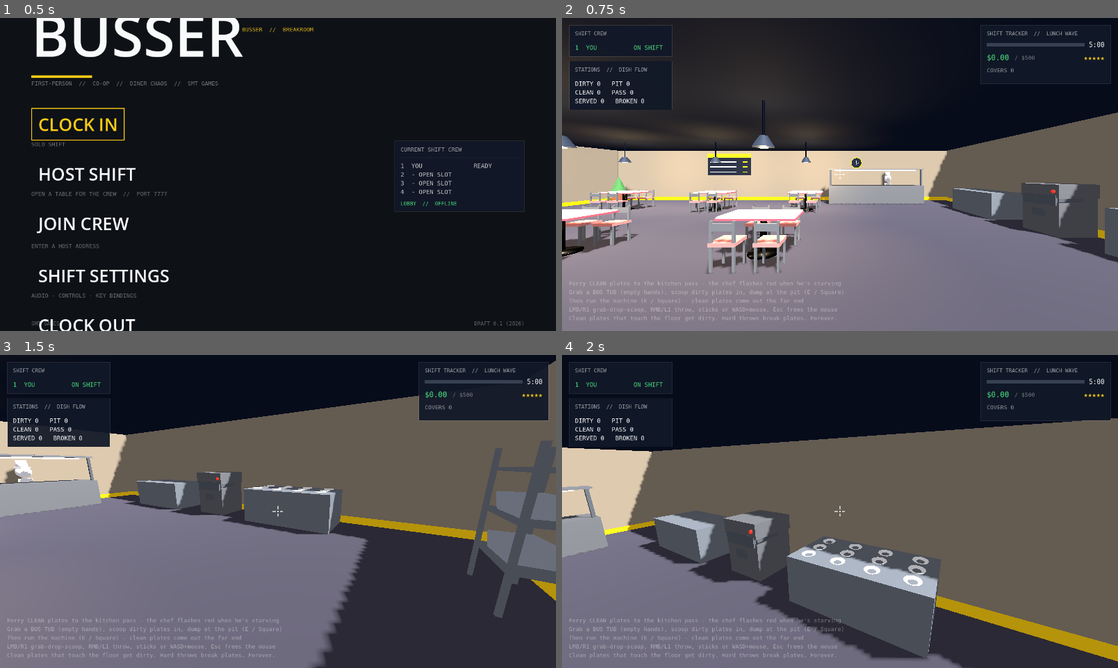
Above: before the commit, frames 1-4 (two rows, left to right).
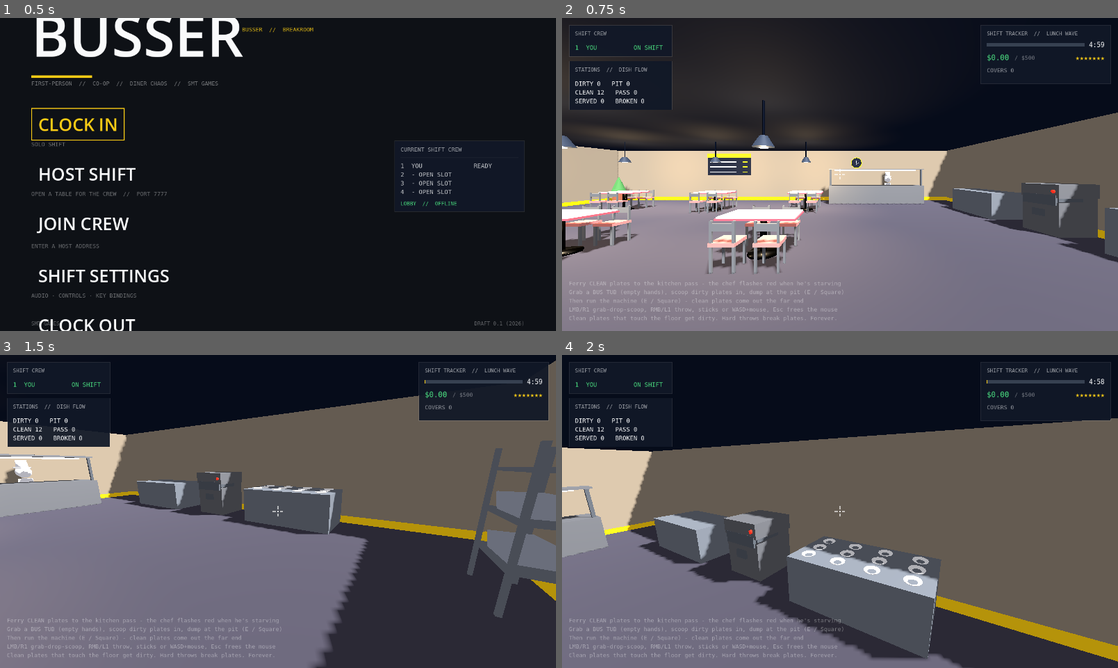
Above: after the commit, the same moments.

Repository: SheekTheDeveloper/Bussin
Game: Godot game, scene res://scenes/ui/main_menu.tscn
Two runs of this game, one before a commit and one after it. Both use one fixed random seed, a clock stepped at 60 frames per second and the inputs below.
Inputs (mouse positions are in pixels of both pictures, inside the frame that each line leads up to):
- Up to frame 1 (0.5 s): no input
- Up to frame 2 (0.75 s): click "CLOCK IN" at 0.5 s
- Up to frame 3 (1.5 s): tap Enter at 1.25 s; move the mouse to (305, 511) at 1.27 s; press the mouse at (305, 511) at 1.28 s; hold W (move_forward) from 1.28 s (still down)
- Up to frame 4 (2 s): keep holding W (move_forward); tap Space (jump) at 1.52 s

Frame 1 is identical in both runs. In frame 2, less than 0.1% of the frame differs, in the area x 6-98%, y 7-25%; in frame 3, less than 0.1%; in frame 4, less than 0.1%.
Error before the commit: Parse Error: Cannot infer the type of "tips" variable because the value doesn't have a set type. (res://scenes/ui/hud.gd:121)

Commit message:
Onboarding pass: remove dead code, fix doc drift, add contributor guide
Prep for a second developer joining the repo. No gameplay behavior changes.

Dead code removed (each was defined and never called - verified across all
.gd and .tscn files):
- DishLedger.all_done() and .total() - leftovers from the old "clean every
  plate to win" condition, which the covers/walkouts economy replaced.
- GameState.SHIFT_GOAL - an unimplemented $500 win bar. It appears in the
  Figma receipt mockup but nothing reads it; recorded as [VISION] in GDD 4.4
  so the intent isn't lost.
- Settings.primary_event_for() and .reset_binding() - unused wrappers. Noted
  in a comment where a per-action reset would go if the UI ever grows one.

Documentation drift fixed:
- README described a build several commits old: a 4:00 clock and a "get every
  plate clean or you're 86'D" win condition. It is a 5:00 shift you survive by
  seating covers and avoiding walkouts. Rewrote the loop section to cover both
  halves (AI service + player return) and the crew-scaled difficulty.
- README's dish state machine listed 5 of the 9 states, omitting the entire
  kitchen half (AT_PASS, COOKING, SERVED).
- GDD said the walkout limit was a flat 5; it is crew-scaled 7 to 5.
- GDD planned a GitLab remote; the project is on GitHub now.

Added for onboarding:
- CONTRIBUTING.md - setup, branch/commit workflow, a definition of done tied
  to the two headless checks, recipes for adding an interaction/prop/HUD
  readout, and the gotchas that have already cost us time (missing is_server()
  guards, carry_load bypassing the synchronizer, space queries outside the
  physics step, muted-vs-disabled colliders).
- README gains a repo map, a suggested reading order, the authority rule with
  a code template, and how to run the headless soak harness.
- .gitattributes - normalizes line endings so two machines stop producing
  whole-file diffs, and marks .glb/.blend/.png binary.
- .gitignore - Blender .blend1 backups and export_presets.cfg.

Verified: headless import is error-free and the soak harness passes
(SOAK FINAL -> OK).

Diff:
--- a/scripts/autoload/dish_ledger.gd
+++ b/scripts/autoload/dish_ledger.gd
@@ -23,20 +23,3 @@
 		if d.state == state:
 			n += 1
 	return n
-
-func total() -> int:
-	return dishes.size()
-
-func all_done() -> bool:
-	if dishes.is_empty():
-		return false
-	var any_clean := false
-	for d in dishes:
-		match d.state:
-			Dish.State.CLEAN:
-				any_clean = true
-			Dish.State.BROKEN:
-				pass
-			_:
-				return false
-	return any_clean
--- a/scripts/autoload/game_state.gd
+++ b/scripts/autoload/game_state.gd
@@ -1,19 +1,47 @@
 extends Node
-## Autoload "GameState" - shift clock + win/fail check.
-## Runs locally on every peer; dish states are replicated, so all peers
-## reach the same verdict within a tick of each other. Good enough for MVP.
+## Autoload "GameState" - shift clock + score. The shift is now a survival
+## run: serve covers, avoid walkouts. Hit the walkout limit -> 86'D.
+## Covers/walkouts are server-authoritative and pushed to clients via RPC
+## (autoloads share a path on every peer, so RPCs just work).
 
 signal tick(seconds_left: float)
 signal shift_ended(success: bool)
+signal stats_changed
 
-const SHIFT_LENGTH := 240.0
+const SHIFT_LENGTH := 300.0
+const BASE_WALKOUT_LIMIT := 5
+
+## How many walkouts end the shift. Crew-scaled: a solo busser gets extra grace
+## (fewer hands to turn tables), a full crew runs on the tight original 5. Set
+## server-side from live crew size and synced to clients (see set_walkout_limit).
+var walkout_limit := BASE_WALKOUT_LIMIT
+
+# Shift economy. Money is DERIVED, never stored: tips come from the synced cover
+# count and fees from the conserved dish pool's BROKEN tally, so every peer
+# computes the same dollars locally with no extra replication.
+const TIP_PER_COVER := 8.50
+const BREAKAGE_FEE := 6.00
 
 var time_left := SHIFT_LENGTH
 var running := false
+var covers := 0
+var walkouts := 0
+
+func tips_earned() -> float:
+	return covers * TIP_PER_COVER
+
+func breakage_fees() -> float:
+	return DishLedger.count(Dish.State.BROKEN) * BREAKAGE_FEE
+
+func net_earnings() -> float:
+	return tips_earned() - breakage_fees()
 
 func start_shift() -> void:
 	time_left = SHIFT_LENGTH
+	covers = 0
+	walkouts = 0
 	running = true
+	stats_changed.emit()
 
 func stop_shift() -> void:
 	running = false
@@ -23,10 +51,37 @@
 		return
 	time_left = maxf(time_left - delta, 0.0)
 	tick.emit(time_left)
-	if DishLedger.all_done():
+	if walkouts >= walkout_limit:
+		_end(false)
+	elif time_left <= 0.0:
 		_end(true)
-	elif time_left <= 0.0:
-		_end(false)
+
+func add_cover(party_size: int) -> void:
+	if not multiplayer.is_server():
+		return
+	covers += party_size
+	stats_changed.emit()
+	_sync_stats.rpc(covers, walkouts)
+
+func add_walkout() -> void:
+	if not multiplayer.is_server():
+		return
+	walkouts += 1
+	stats_changed.emit()
+	_sync_stats.rpc(covers, walkouts)
+
+@rpc("authority", "call_remote", "reliable")
+func _sync_stats(c: int, w: int) -> void:
+	covers = c
+	walkouts = w
+	stats_changed.emit()
+
+## Server pushes the crew-scaled walkout limit to every peer so the fail check
+## and the HUD star meter agree. call_local so the host applies it too.
+@rpc("authority", "call_local", "reliable")
+func set_walkout_limit(n: int) -> void:
+	walkout_limit = n
+	stats_changed.emit()
 
 func _end(success: bool) -> void:
 	running = false
Not shown, added: .gitattributes
Not shown, changed: .gitignore
Not shown, added: CONTRIBUTING.md
Not shown, changed: Docs/GDD-Busser.md
Not shown, changed: README.md
